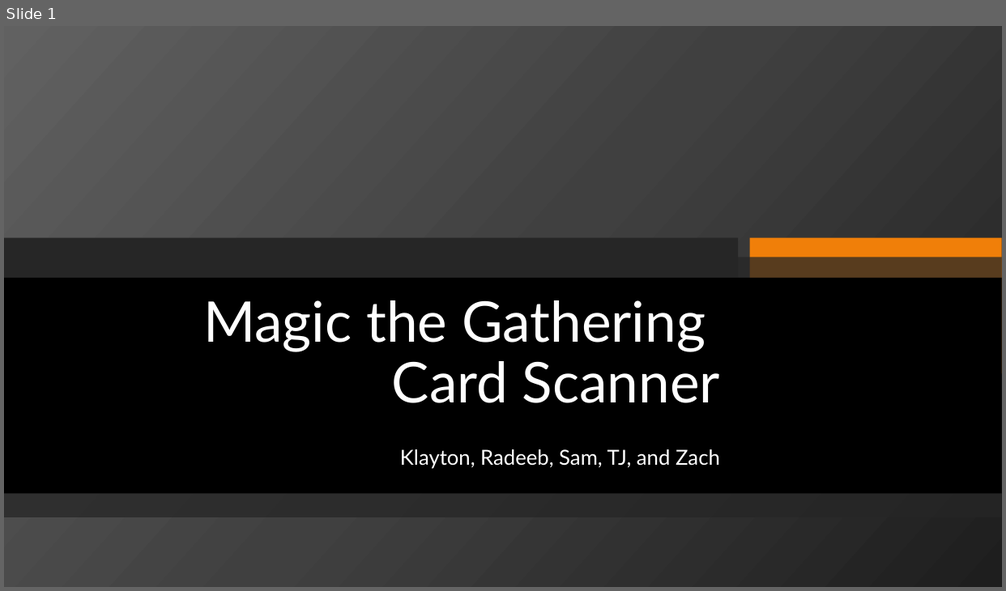
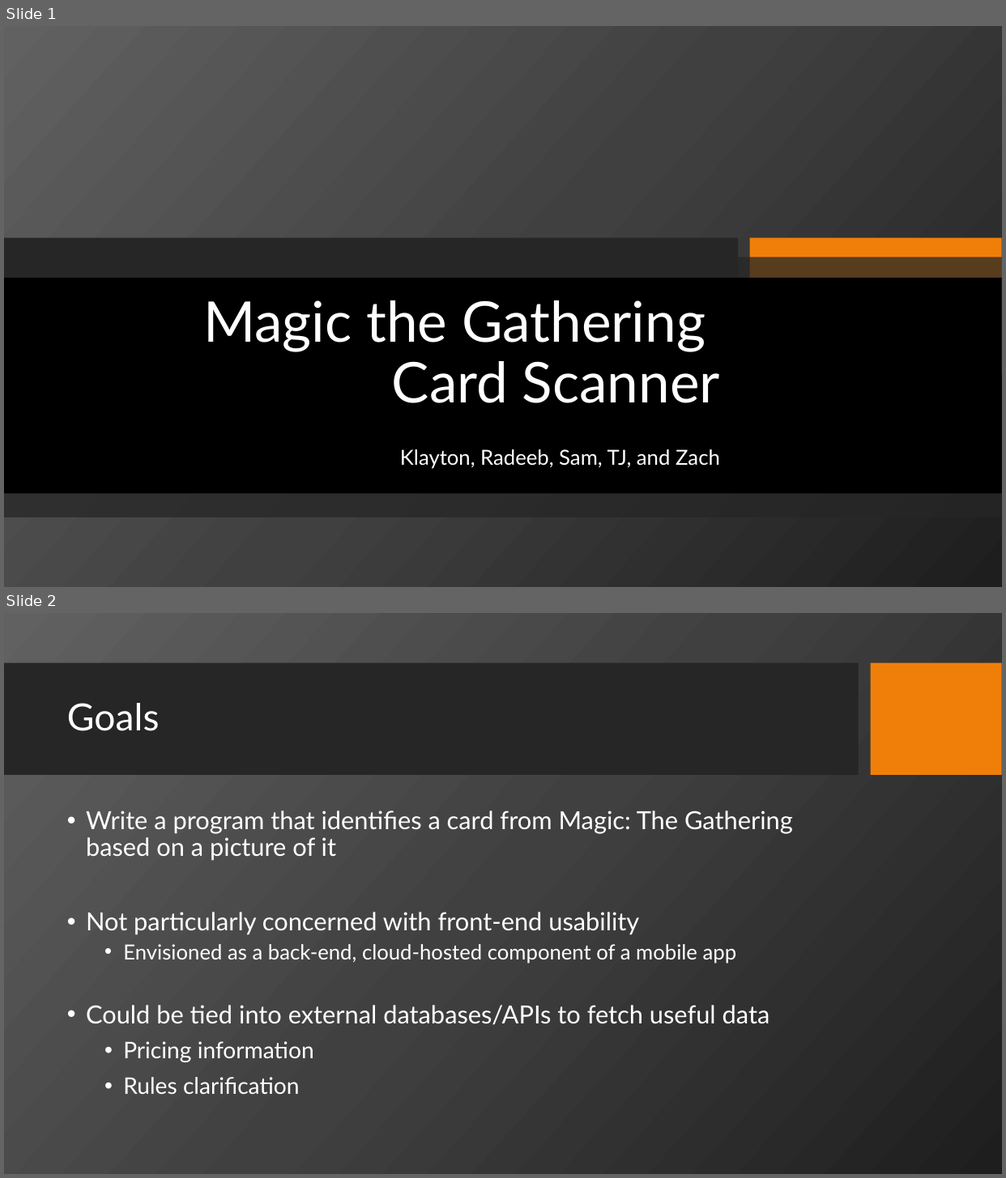
Before and after one commit to NendoTaka/MagicCardScanner, a slide deck: Magic the Gathering.pptx. Shown one above the other, each under a label of ours: slide 1 before the commit, slides 1 and 2 after it. The pictures are 1006x591 and 1006x1178 pixels, drawn with LibreOffice and Linux fonts; fonts in the diff are those of the drawing; background and template pictures are left out. Boxes give left, top, right and bottom in pixels: in the first picture for what was removed or moved away, otherwise in the second. Text is boxed around its words. In the diff, an @@ line names an element or a change of style, - is before the commit and + after.

```diff
--- a/Magic the Gathering.pptx
+++ b/Magic the Gathering.pptx
@@ slide 2 added at <box>4,613,1002,1174</box>, background picture (left out) @@
@@ rectangle added at <box>4,663,859,776</box>, fill #262626 @@
@@ rectangle added at <box>871,663,1002,776</box>, fill #F07F09 @@
@@ title added at <box>67,703,160,731</box>, 36 pt, text #FFFFFF @@
+Goals
@@ text added at <box>86,811,793,1094</box>, 24 pt, text #FFFFFF @@
+• Write a program that identifies a card from Magic: The Gathering based on a picture of it
+• Not particularly concerned with front-end usability
+  • Envisioned as a back-end, cloud-hosted component of a mobile app
+  • Could be tied into external databases/APIs to fetch useful data
+    • Pricing information
+    • Rules clarification
```
Also in this commit, not shown: 9 slides changed, 3 other slides added.
